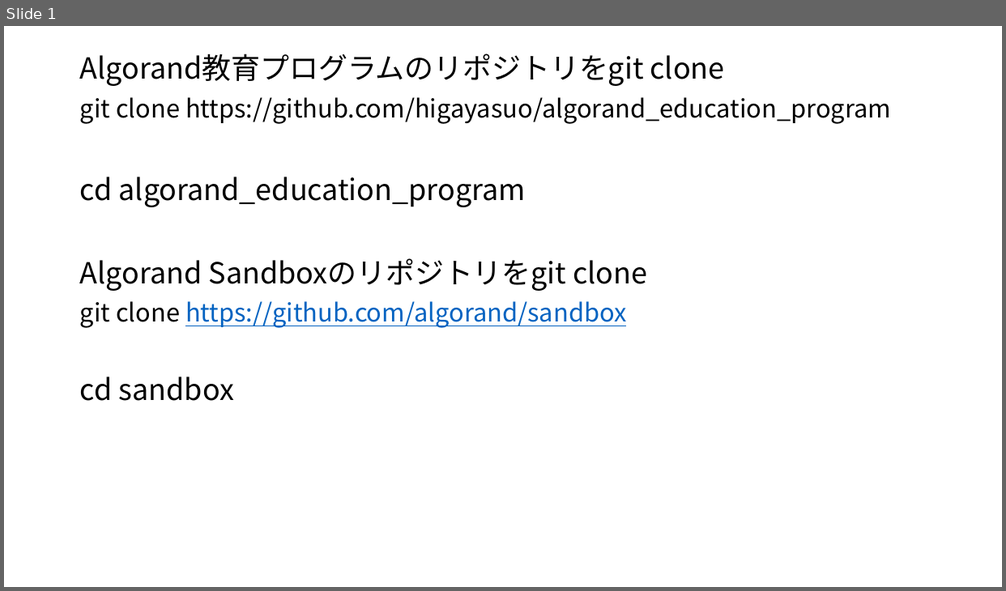
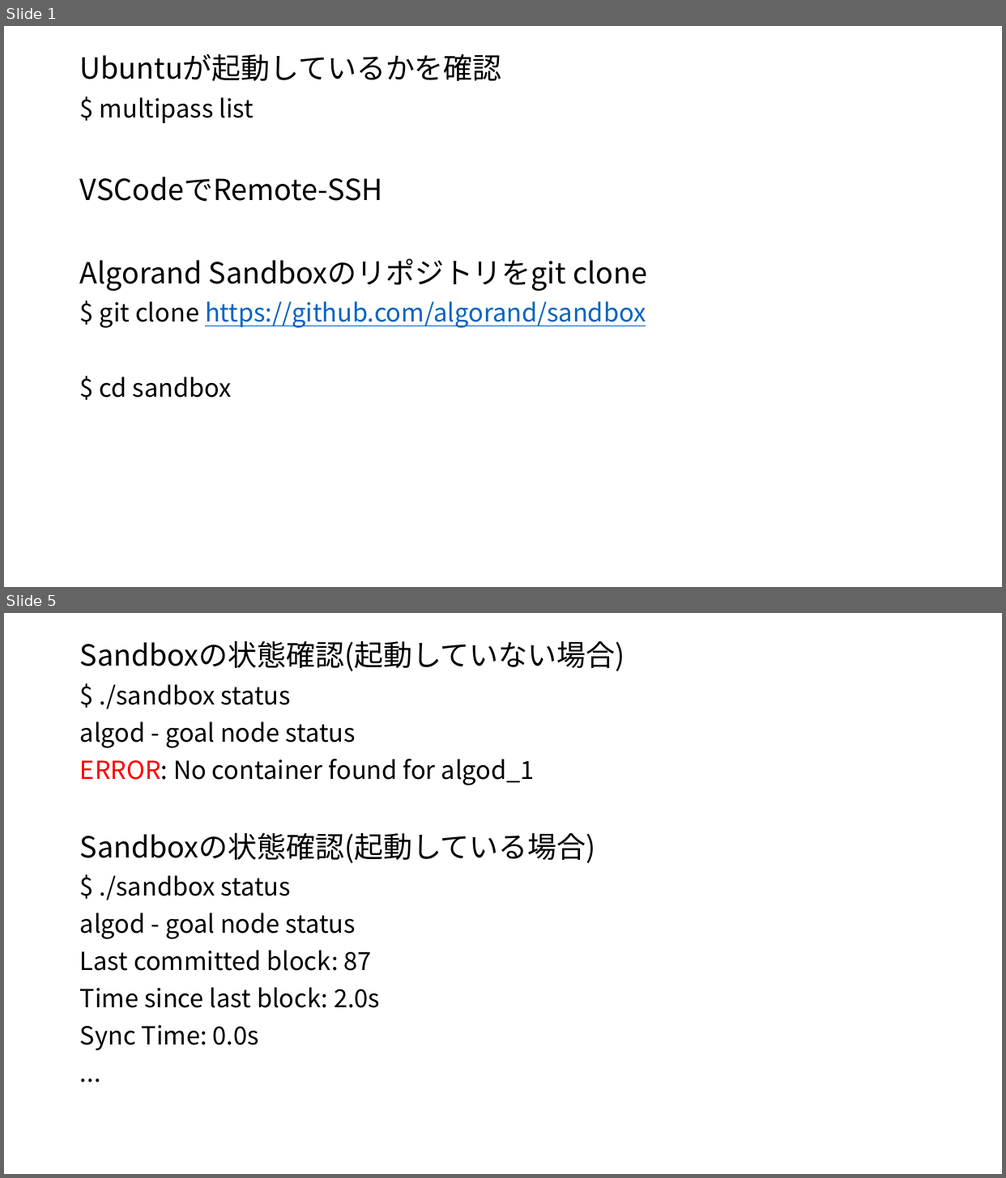
Before and after one commit to higayasuo/scripts, a slide deck: curriculum/1_preparation/4_sandbox.pptx. Shown one above the other, each under a label of ours: slide 1 before the commit, slides 1 and 5 after it; the slides between them are not shown. The pictures are 1006x591 and 1006x1178 pixels, drawn with LibreOffice and Linux fonts; fonts in the diff are those of the drawing. Boxes give left, top, right and bottom in pixels: in the first picture for what was removed or moved away, otherwise in the second. Text is boxed around its words. In the diff, an @@ line names an element or a change of style, - is before the commit and + after.

```diff
--- a/curriculum/1_preparation/4_sandbox.pptx
+++ b/curriculum/1_preparation/4_sandbox.pptx
@@ slide 5 added at (4, 613, 1002, 1174), background #FFFFFF @@
@@ text added at (80, 641, 624, 1050), 24 pt, text #000000 @@
+Sandboxの状態確認(起動していない場合)
+$ ./sandbox status
+algod - goal node status
+ERROR: No container found for algod_1
+Sandboxの状態確認(起動している場合)
+$ ./sandbox status
+algod - goal node status
+Last committed block: 87
+Time since last block: 2.0s
+Sync Time: 0.0s
+...
@@ slide 1 changed as well @@
@@ text at (80, 54, 502, 202): text changed; size 24 to 28 pt @@
-Algorand教育プログラムのリポジトリをgit clone
-git clone https://github.com/higayasuo/algorand_education_program
-cd algorand_education_program
+Ubuntuが起動しているかを確認
+$ multipass list
+VSCodeでRemote-SSH
@@ text at (100, 301, 646, 398): text changed @@
-git clone https://github.com/algorand/sandbox
-cd sandbox
+$ git clone https://github.com/algorand/sandbox
+$ cd sandbox
```
Also in this commit, not shown: 4 other slides added, 1 slide removed, 2 other files.
